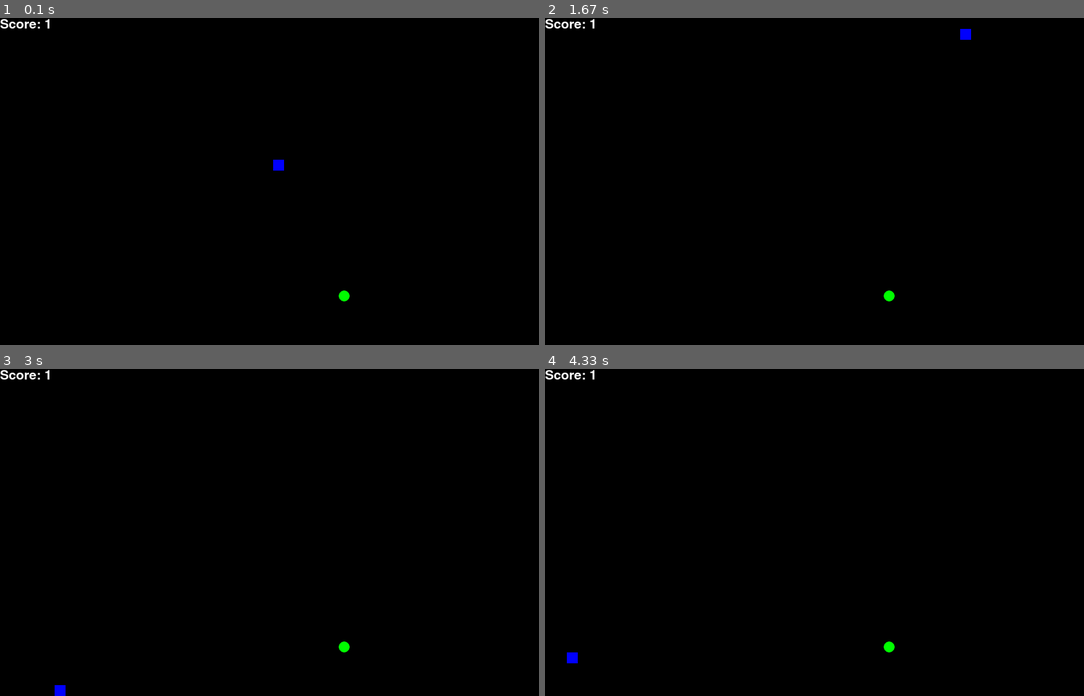
Above: before the commit, frames 1-4 (two rows, left to right).
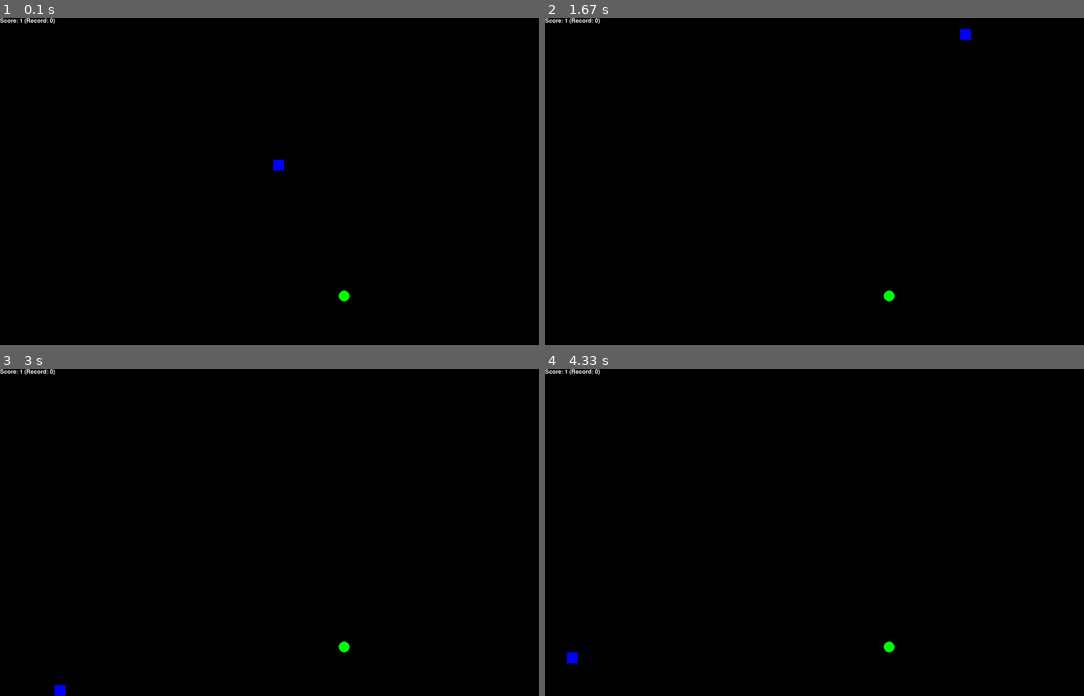
Above: after the commit, the same moments.

Repository: talykovnikita/snake_game
Game: pygame game, started from snake_game_pygame_app/main.py
Same seed, same stepped clock (60 frames per second), same inputs: the game is played once before the commit and once after it.
Inputs:
- Up to frame 1 (0.1 s): no input
- Up to frame 2 (1.67 s): tap D at 0.33 s; tap W at 0.67 s; hold Right 1-1.47 s; hold Up from 1.5 s (still down)
- Up to frame 3 (3 s): release Up at 1.8 s; hold Right 1.83-2.3 s; hold Left 2.33-2.87 s; hold Down from 2.9 s (still down)
- Up to frame 4 (4.33 s): release Down at 3.2 s; hold Left 3.23-3.63 s; hold Up 3.67-4.03 s; hold Right from 4.07 s (still down)

The runs differ from the first frame. In frame 1, 0.2% of the frame differs, in the area x 0-11%, y 0-4%; in frame 2, 0.2%; in frame 3, 0.2%; in frame 4, 0.2%.

Commit message:
Fix bug with several keyboards events in 1 tick

Diff:
--- a/snake_game/snake_game_controller.py
+++ b/snake_game/snake_game_controller.py
@@ -12,6 +12,7 @@
 
 class SnakeGameController:
     is_game_over: bool = False
+    record: int = 0
 
     def __init__(
         self,
@@ -35,8 +36,8 @@
             f"{self.snake=}\n"
             f"{self._current_snake_direction=}\n"
             f"{self.food=}\n"
-            f"{self.pixel_size}\n"
-            f"{self.is_food_spawn}\n"
+            f"{self.pixel_size=}\n"
+            f"{self.is_food_spawn=}\n"
         )
 
     @property
@@ -57,6 +58,7 @@
             )
             return
 
+        logger.debug(f"Old direction was: {self._current_snake_direction}")
         self._current_snake_direction = new_direction
         logger.debug(f"New direction was set: {self._current_snake_direction}")
 
--- a/snake_game_pygame_app/main.py
+++ b/snake_game_pygame_app/main.py
@@ -21,7 +21,6 @@
 
 def main():
     pygame.init()
-    # pygame.font.init()
 
     game_surface = pygame.display.set_mode(WINDOW_SIZE)
     pygame.display.set_caption("Snake game by NT")
@@ -34,19 +33,27 @@
     )
 
     while not game_controller.is_game_over:
+        is_event_caught: bool = False
         for event in pygame.event.get():
+            if is_event_caught:
+                break
+
             if event.type == pygame.QUIT:
                 pygame.quit()
                 quit()
             if event.type == pygame.KEYDOWN:
                 if event.key in [pygame.K_UP, pygame.K_w]:
                     game_controller.current_snake_direction = Directions.UP
+                    is_event_caught = True
                 if event.key in [pygame.K_RIGHT, pygame.K_d]:
                     game_controller.current_snake_direction = Directions.RIGHT
+                    is_event_caught = True
                 if event.key in [pygame.K_DOWN, pygame.K_s]:
                     game_controller.current_snake_direction = Directions.DOWN
+                    is_event_caught = True
                 if event.key in [pygame.K_LEFT, pygame.K_a]:
                     game_controller.current_snake_direction = Directions.LEFT
+                    is_event_caught = True
 
         game_controller.update_field()
         draw_game(game_surface=game_surface, game_controller=game_controller)
@@ -60,12 +67,7 @@
     game_surface.fill(color=BACKGROUND_COLOR)
     draw_snake(game_surface=game_surface, game_controller=game_controller)
     draw_food(game_surface=game_surface, game_controller=game_controller)
-
-    font = pygame.font.Font(pygame.font.get_default_font(), 36)
-    score_surface = font.render(
-        f"Score: {len(game_controller.snake.body)}", True, Colors.WHITE.value
-    )
-    game_surface.blit(score_surface, (0, 0))
+    draw_score_board(game_surface=game_surface, game_controller=game_controller)
 
 
 def draw_snake(game_surface: Surface, game_controller: SnakeGameController):
@@ -89,5 +91,14 @@
         )
 
 
+def draw_score_board(game_surface: Surface, game_controller: SnakeGameController):
+    font = pygame.font.Font(pygame.font.get_default_font(), 16)
+    text = (
+        f"Score: {len(game_controller.snake.body)} (Record: {game_controller.record})"
+    )
+    score_surface = font.render(text, True, Colors.WHITE.value)
+    game_surface.blit(score_surface, (0, 0))
+
+
 if __name__ == "__main__":
     main()
Not shown, changed: .gitignore
